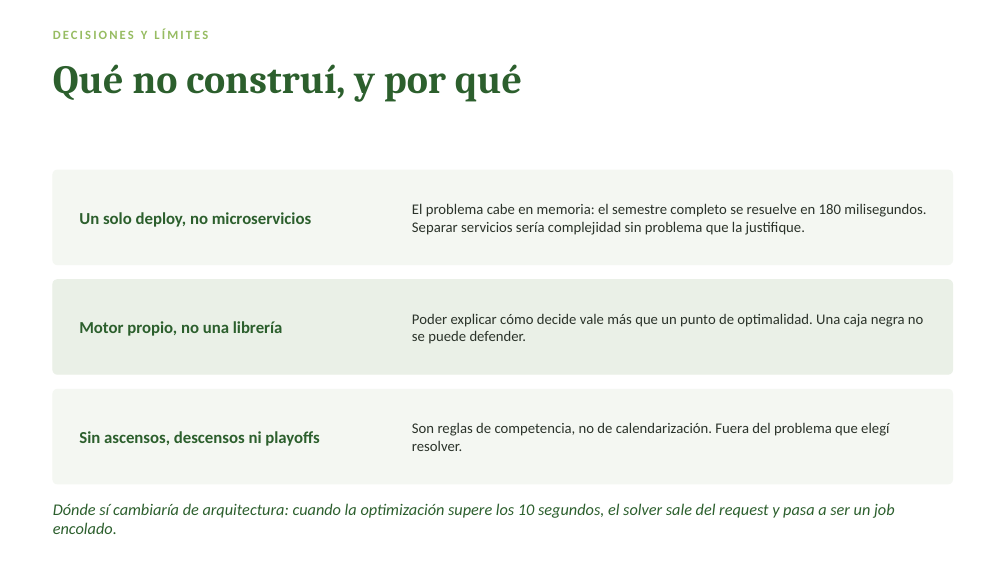
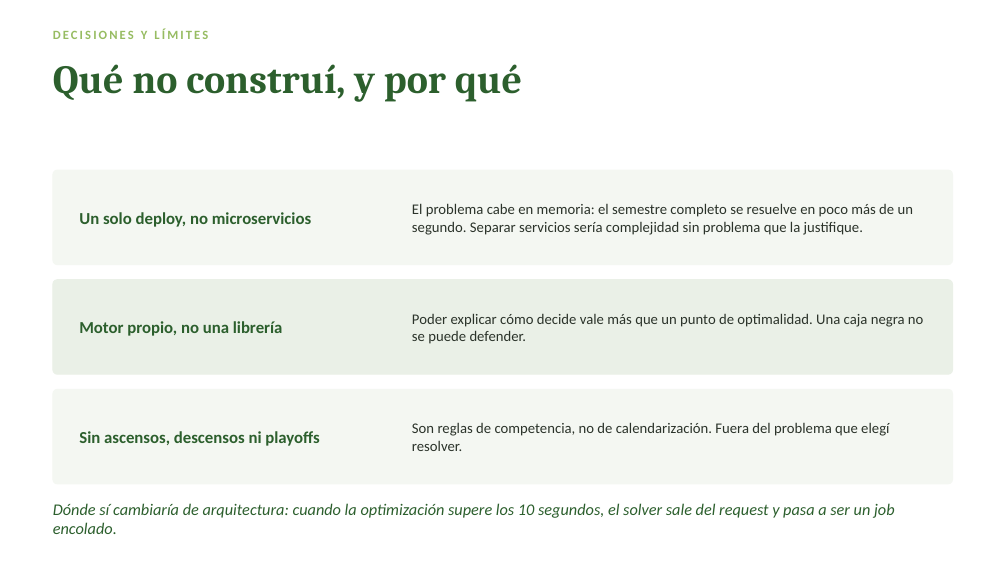
Before and after one commit to Panchoapc/hockey-planner, a slide deck: slide 17 of Caso-Practico-WhereX-Francisco-Pieper.pptx. Drawn at 1008x567 pixels with LibreOffice and Linux fonts; fonts in the diff are those of the drawing. Boxes give left, top, right and bottom in pixels: in the first picture for what was removed or moved away, otherwise in the second. Text is boxed around its words. In the diff, an @@ line names an element or a change of style, - is before the commit and + after.

```diff
--- a/Caso-Practico-WhereX-Francisco-Pieper.pptx
+++ b/Caso-Practico-WhereX-Francisco-Pieper.pptx
@@ text at <box>412,203,913,235</box>: text changed @@
-El problema cabe en memoria: el semestre completo se resuelve en 180 milisegundos. Separar servicios sería complejidad sin problema que la justifique.
+El problema cabe en memoria: el semestre completo se resuelve en poco más de un segundo. Separar servicios sería complejidad sin problema que la justifique.
```
Also in this commit, not shown: 1 other slide changed, 6 other files.
